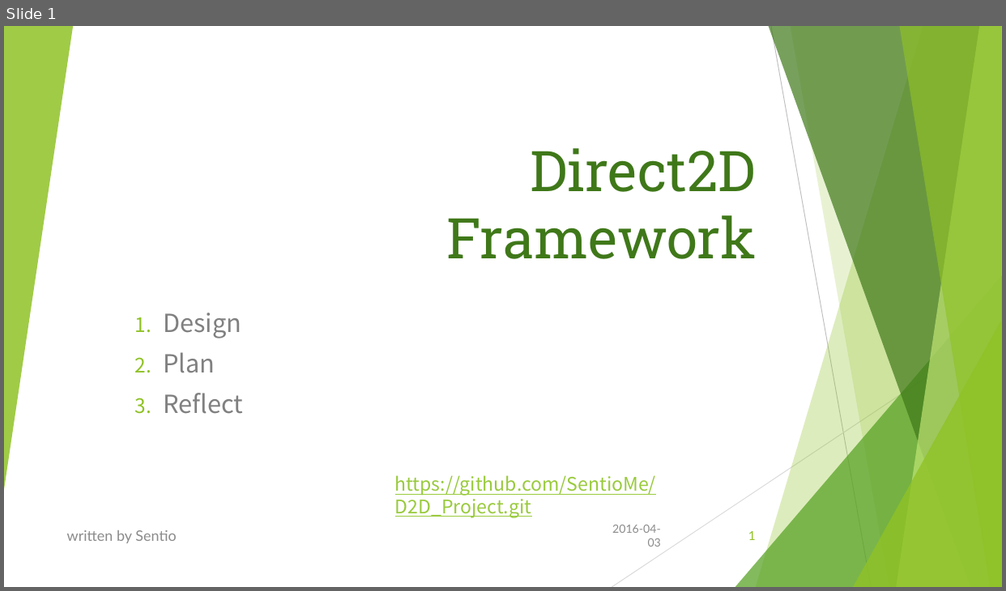
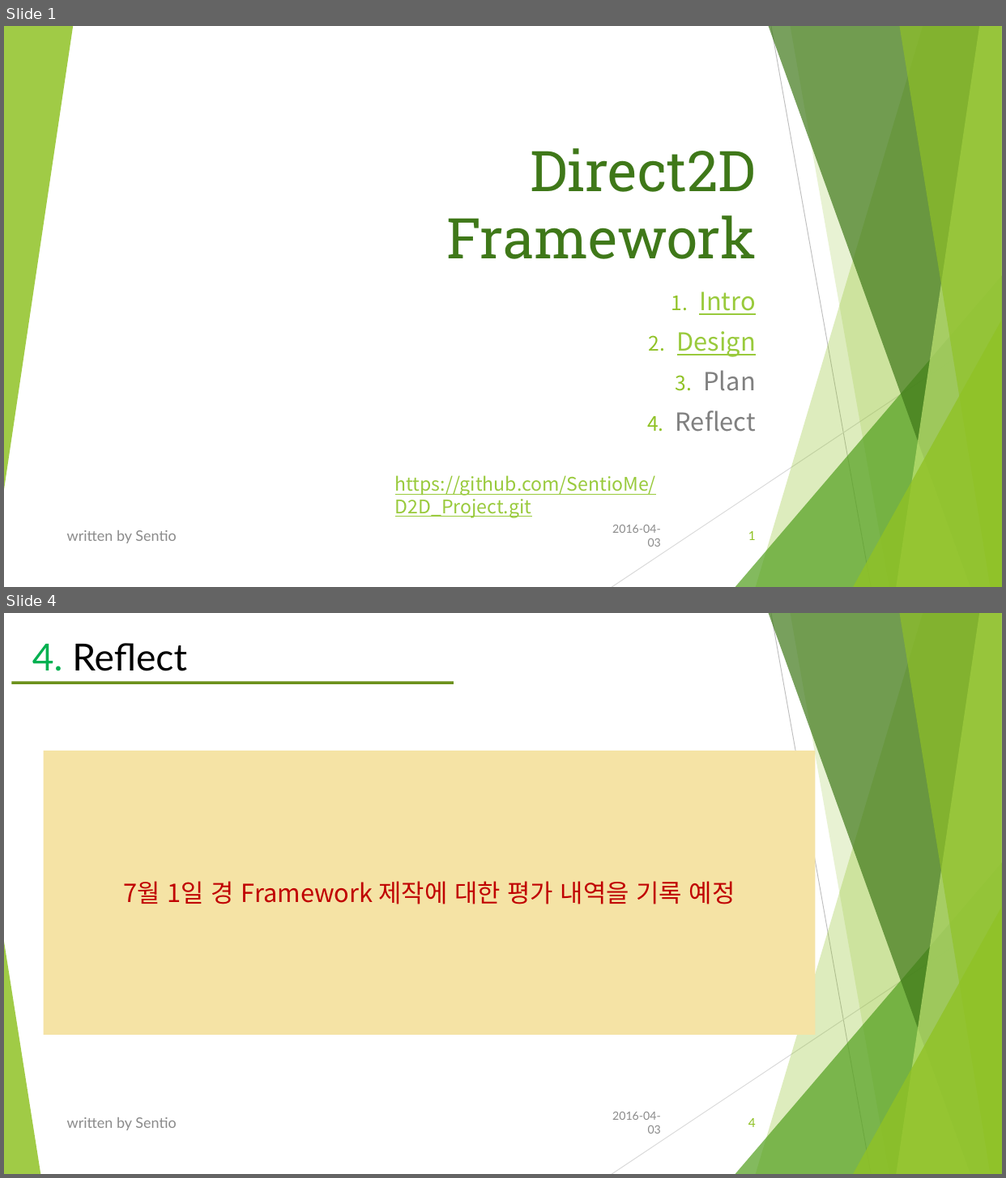
Before and after one commit to SentioMe/D2D_Project, a slide deck: Direct2D_Framework plan.pptx. Shown one above the other, each under a label of ours: slide 1 before the commit, slides 1 and 4 after it; the slides between them are not shown. The pictures are 1006x591 and 1006x1178 pixels, drawn with LibreOffice and Linux fonts; fonts in the diff are those of the drawing. Boxes give left, top, right and bottom in pixels: in the first picture for what was removed or moved away, otherwise in the second. Text is boxed around its words. In the diff, an @@ line names an element or a change of style, - is before the commit and + after.

Commit message:
0.0.2
1) Write a xlsx file for Framework design
2) Update a plan pptx file

```diff
--- a/Direct2D_Framework plan.pptx
+++ b/Direct2D_Framework plan.pptx
@@ slide 4 added at <box>4,613,1002,1174</box>, background #FFFFFF; not listed: 9 template elements that a slide beside it also shows @@
@@ title added at <box>32,643,187,671</box>, 36 pt, text #000000 @@
+4. Reflect
@@ rectangle added at <box>11,681,454,684</box>, fill #6C921D @@
@@ rectangle added at <box>44,751,816,1035</box>, fill #F5E3A5, 24 pt, text #C00000 @@
+7월 1일 경 Framework 제작에 대한 평가 내역을 기록 예정
@@ triangle added at <box>4,942,40,1174</box>, fill #90C226 at 85% opacity @@
@@ text added at <box>67,1118,176,1131</box>, 14 pt, text #8C8C8C @@
+written by Sentio
@@ text added at <box>612,1112,661,1134</box>, 11 pt, text #8C8C8C @@
+2016-04-03
@@ page number added at <box>748,1118,756,1127</box>, 12 pt, text #90C226 @@
+4
@@ slide 1 changed as well @@
@@ subtitle "Intro": place and size @@
-subtitle "Intro" at <box>163,313,243,414</box>
+subtitle "Intro" at <box>675,292,756,432</box>
@@ subtitle at <box>699,292,756,315</box>: paragraph added @@
+1. Intro
@@ subtitle at <box>675,331,756,432</box>: text colour #808080 to #99CA3C, underline on in "Design"; alignment left to right @@
```
Also in this commit, not shown: 2 other slides added, 1 other file.
